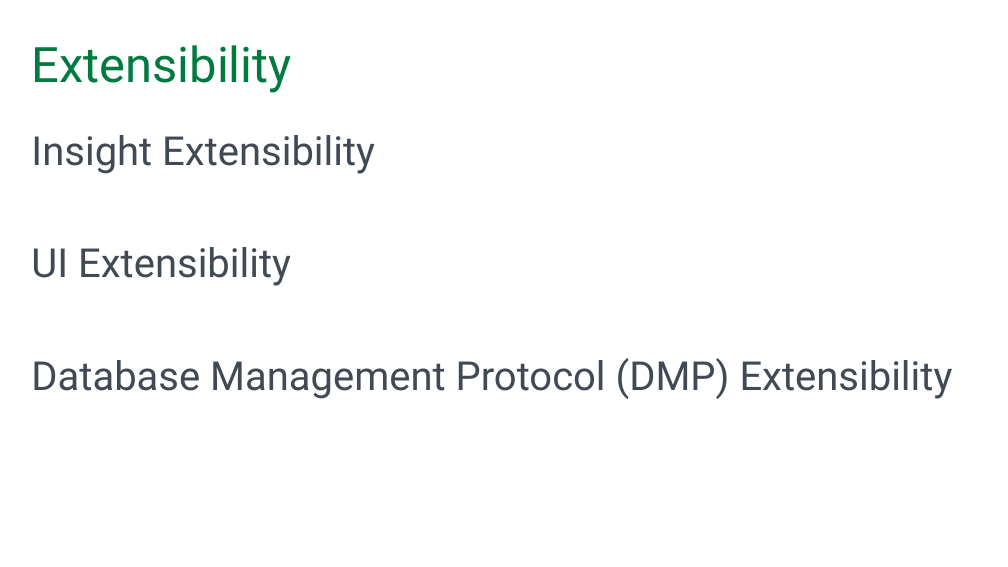
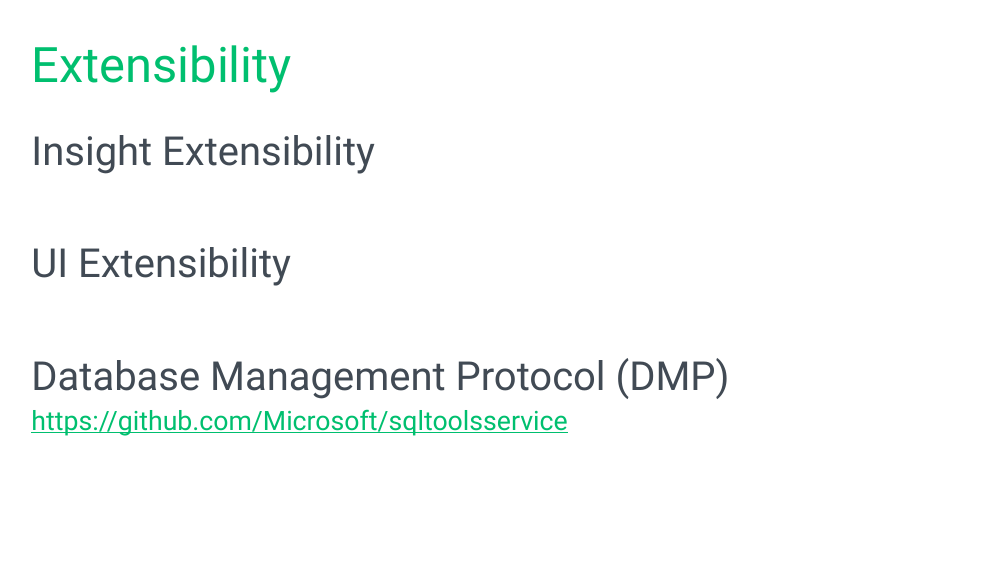
Before and after one commit to mrg3d/demo-opsstudio-repo, a slide deck: slide 16 of Introducing SQL Operations Studio.pptx (slide 17 before the commit). Drawn at 1008x567 pixels with LibreOffice and Linux fonts; fonts in the diff are those of the drawing; background and template pictures are left out. Boxes give left, top, right and bottom in pixels: in the first picture for what was removed or moved away, otherwise in the second. Text is boxed around its words. In the diff, an @@ line names an element or a change of style, - is before the commit and + after.

```diff
--- a/Introducing SQL Operations Studio.pptx
+++ b/Introducing SQL Operations Studio.pptx
@@ title "Extensibility" at box(32, 45, 292, 93): text colour #007A3E to #00BF6F @@
@@ text at box(31, 358, 730, 436): text changed; size 36 to 24 pt; text colour #414A54 to #00BF6F @@
-Database Management Protocol (DMP) Extensibility
+Database Management Protocol (DMP)
+https://github.com/Microsoft/sqltoolsservice
```
Also in this commit, not shown: 16 other slides changed, 8 slides added, 4 slides removed.
